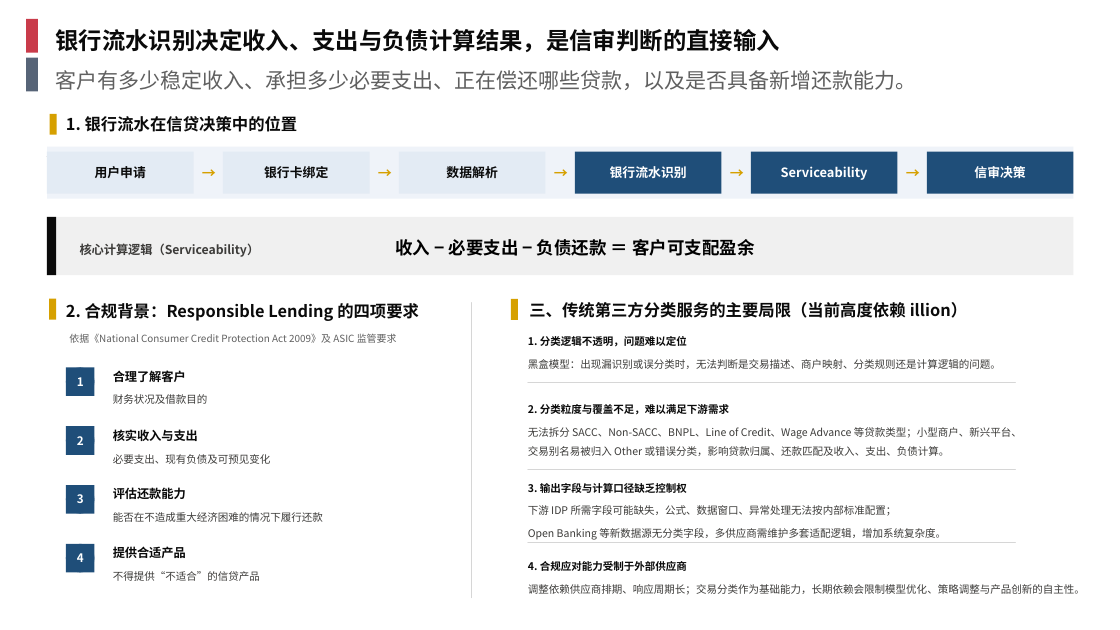
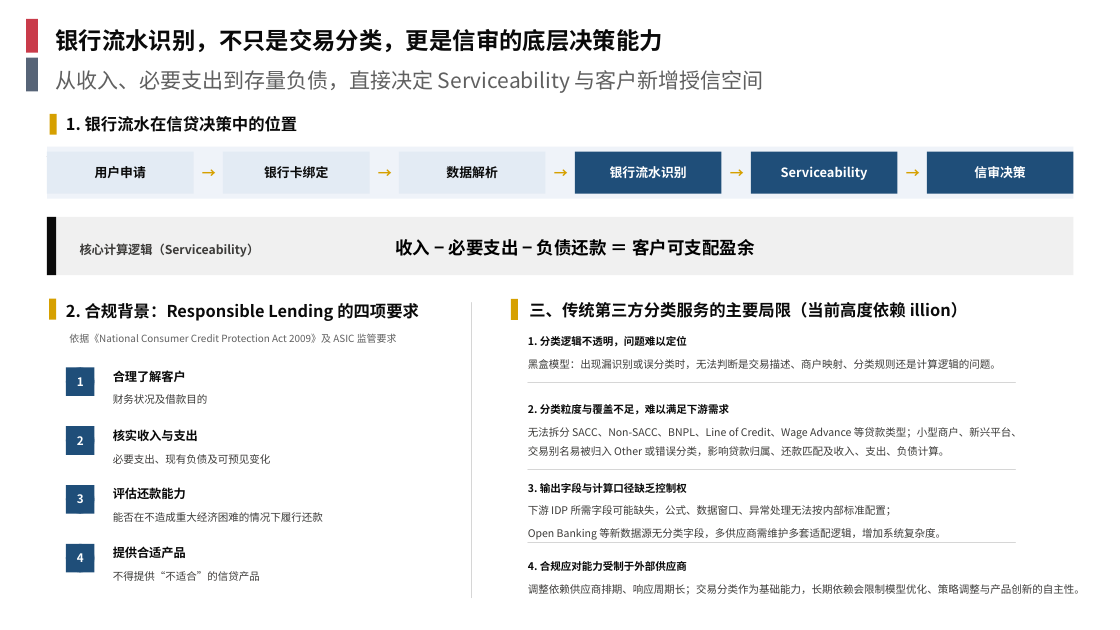
Before and after one commit to EliamZhang/AI-report-materials---August-13th, a slide deck: slide 1 of 银行流水分享_V1.9.pptx. Drawn at 1120x630 pixels with LibreOffice and Linux fonts; fonts in the diff are those of the drawing; background and template pictures are left out. Boxes give left, top, right and bottom in pixels: in the first picture for what was removed or moved away, otherwise in the second. Text is boxed around its words. In the diff, an @@ line names an element or a change of style, - is before the commit and + after.

Commit message:
银行流水分享 V1.9：全篇主副标题改为新版文案（P1-P3 底层决策能力/偿债能力/进化体系，P4 改为自主 Liability 替代 illion 基础）

```diff
--- a/银行流水分享_V1.9.pptx
+++ b/银行流水分享_V1.9.pptx
@@ text at [55, 29, 663, 52]: text changed @@
-银行流水识别决定收入、支出与负债计算结果，是信审判断的直接输入
+银行流水识别，不只是交易分类，更是信审的底层决策能力
@@ text at [55, 70, 764, 93]: text changed @@
-客户有多少稳定收入、承担多少必要支出、正在偿还哪些贷款，以及是否具备新增还款能力。
+从收入、必要支出到存量负债，直接决定 Serviceability 与客户新增授信空间
```
Also in this commit, not shown: 3 other slides changed.
